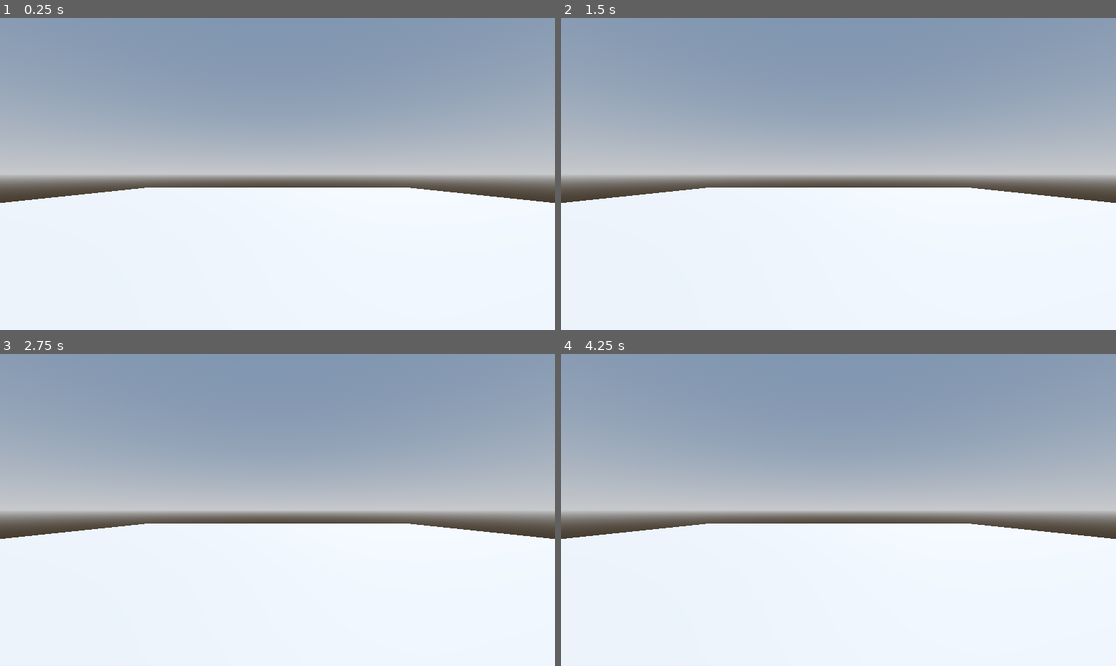
Above: before the commit, frames 1-4 (two rows, left to right).
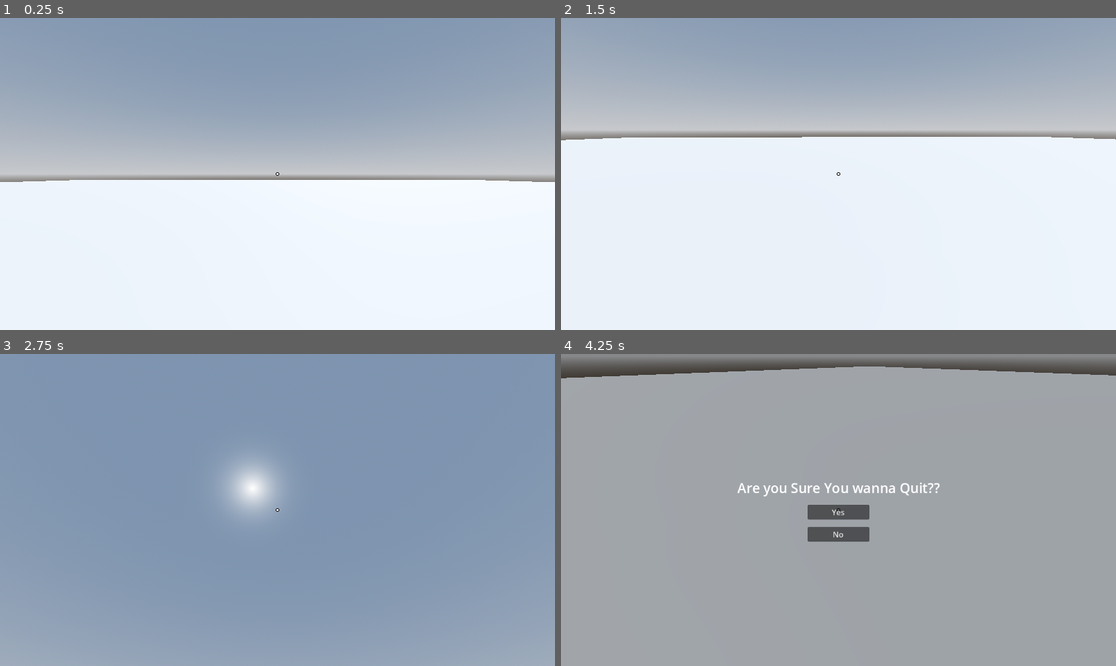
Above: after the commit, the same moments.

Repository: vishal-ahirwar/robo-rampage
Game: Godot game, scene res://Level/Level0.tscn
Two runs of this game, one before a commit and one after it. Both use one fixed random seed, a clock stepped at 60 frames per second and the inputs below.
Inputs (mouse positions are in pixels of both pictures, inside the frame that each line leads up to):
- Up to frame 1 (0.25 s): no input
- Up to frame 2 (1.5 s): tap Enter at 0.5 s; move the mouse to (960, 158) at 0.52 s; hold D (move_right, bound only after the commit) 0.53-1.28 s; tap Space (jump, bound only after the commit) at 0.6, 0.77, 1.07, 1.25, 1.35 s; move the mouse to (727, 189) at 1.27 s; hold S (move_backward, bound only after the commit) from 1.28 s (still down)
- Up to frame 3 (2.75 s): tap Space (jump, bound only after the commit) at 1.52, 1.82, 2.1 s; move the mouse to (333, 441) at 2.02 s; release S (move_backward, bound only after the commit) at 2.03 s; hold D (move_right, bound only after the commit) from 2.03 s (still down)
- Up to frame 4 (4.25 s): tap Enter at 2.75 s; move the mouse to (810, 572) at 2.77 s; release D (move_right, bound only after the commit) at 2.78 s; hold W (move_forward, bound only after the commit) 2.78-3.53 s; tap Space (jump, bound only after the commit) at 2.85, 3.02, 3.32, 3.5, 3.6, 3.77, 4.07 s; move the mouse to (1005, 556) at 3.52 s; hold A (move_left, bound only after the commit) from 3.53 s (still down); tap Escape (menu, bound only after the commit) at 4.15 s

The runs differ from the first frame. In frame 1, 3.7% of the frame differs, in the area x 0-100%, y 49-60%; in frame 2, 30%; in frame 3, 70%, in the area x 0-100%, y 21-100%; in frame 4, 69%.

Commit message:
crosshair added

Diff:
--- /dev/null
+++ b/GameManager/game_manager.gd
@@ -0,0 +1 @@
+extends Node
--- a/Level/Level0.tscn
+++ b/Level/Level0.tscn
@@ -1,4 +1,6 @@
-[gd_scene load_steps=4 format=3 uid="uid://b2ntbg4d2f2i0"]
+[gd_scene load_steps=5 format=3 uid="uid://b2ntbg4d2f2i0"]
+
+[ext_resource type="PackedScene" uid="uid://sjr7ypbyaxa2" path="res://Player/player.tscn" id="1_po8uu"]
 
 [sub_resource type="ProceduralSkyMaterial" id="ProceduralSkyMaterial_rhbtp"]
 sky_horizon_color = Color(0.64625, 0.65575, 0.67075, 1)
@@ -23,8 +25,8 @@
 environment = SubResource("Environment_fmykq")
 
 [node name="Floor" type="CSGBox3D" parent="."]
+transform = Transform3D(1, 0, 0, 0, 1, 0, 0, 0, 1, 0, -0.5, 0)
 use_collision = true
-size = Vector3(10, 1, 10)
+size = Vector3(100, 1, 100)
 
-[node name="Camera3D" type="Camera3D" parent="."]
-transform = Transform3D(1, 0, 0, 0, 1, 0, 0, 0, 1, 0, 1.02309, 2.80929)
+[node name="Player" parent="." instance=ExtResource("1_po8uu")]
--- /dev/null
+++ b/Player/crosshair.gd
@@ -0,0 +1,7 @@
+extends Control
+
+
+
+func _draw() -> void:
+	draw_circle(Vector2.ZERO,4,Color.BLACK)
+	draw_circle(Vector2.ZERO,2.4,Color.WHITE)
--- /dev/null
+++ b/Player/player.gd
@@ -0,0 +1,56 @@
+extends CharacterBody3D
+@export
+var mouse_senstivity:=0.4
+@export var esc_menu: PackedScene
+@export var camera_pivot:Node3D
+const SPEED = 5.0
+const JUMP_VELOCITY = 4.5
+var mouse_motion:=Vector2.ZERO
+var menu
+
+func _ready() -> void:
+	Input.mouse_mode=Input.MOUSE_MODE_CAPTURED
+
+
+func _physics_process(delta: float) -> void:
+	# Add the gravity.
+	handleMouseMotion(delta)
+	if not is_on_floor():
+		velocity += get_gravity() * delta
+
+	# Handle jump.
+	if Input.is_action_just_pressed("jump") and is_on_floor():
+		velocity.y = JUMP_VELOCITY
+
+	# Get the input direction and handle the movement/deceleration.
+	# As good practice, you should replace UI actions with custom gameplay actions.
+	var input_dir := Input.get_vector("move_left", "move_right", "move_forward", "move_backward")
+	var direction := (transform.basis * Vector3(input_dir.x, 0, input_dir.y)).normalized()
+	if direction:
+		velocity.x = direction.x * SPEED
+		velocity.z = direction.z * SPEED
+	else:
+		velocity.x = move_toward(velocity.x, 0, SPEED)
+		velocity.z = move_toward(velocity.z, 0, SPEED)
+
+	move_and_slide()
+
+func _input(event: InputEvent) -> void:
+	if event is InputEventMouseMotion and Input.mouse_mode==Input.MOUSE_MODE_CAPTURED:
+		mouse_motion=-event.relative*mouse_senstivity
+
+	if event.is_action_pressed("menu"):
+		if menu:
+			remove_child(menu)
+			Input.mouse_mode=Input.MOUSE_MODE_CAPTURED
+			menu=null
+		else:
+			Input.mouse_mode=Input.MOUSE_MODE_VISIBLE
+			menu=esc_menu.instantiate()
+			add_child(menu)
+
+func handleMouseMotion(delta:float)->void:
+	rotate_y(delta*mouse_motion.x)
+	camera_pivot.rotate_x(delta*mouse_motion.y)
+	camera_pivot.rotation_degrees.x=clampf(camera_pivot.rotation_degrees.x,-90,65)
+	mouse_motion=Vector2.ZERO
--- /dev/null
+++ b/Player/player.tscn
@@ -0,0 +1,37 @@
+[gd_scene load_steps=6 format=3 uid="uid://sjr7ypbyaxa2"]
+
+[ext_resource type="Script" path="res://Player/player.gd" id="1_m171r"]
+[ext_resource type="PackedScene" uid="uid://tm66g1p371to" path="res://Widget/esc_menu.tscn" id="2_882xn"]
+[ext_resource type="Script" path="res://Player/crosshair.gd" id="3_mk0k2"]
+
+[sub_resource type="CapsuleMesh" id="CapsuleMesh_d42b5"]
+
+[sub_resource type="CapsuleShape3D" id="CapsuleShape3D_lyf8u"]
+
+[node name="Player" type="CharacterBody3D" node_paths=PackedStringArray("camera_pivot")]
+transform = Transform3D(1, 0, 0, 0, 1, 0, 0, 0, 1, 0, 1, 0)
+script = ExtResource("1_m171r")
+esc_menu = ExtResource("2_882xn")
+camera_pivot = NodePath("CamerPivot")
+
+[node name="MeshInstance3D" type="MeshInstance3D" parent="."]
+mesh = SubResource("CapsuleMesh_d42b5")
+
+[node name="CollisionShape3D" type="CollisionShape3D" parent="."]
+shape = SubResource("CapsuleShape3D_lyf8u")
+
+[node name="CamerPivot" type="Node3D" parent="."]
+
+[node name="Camera3D" type="Camera3D" parent="CamerPivot"]
+transform = Transform3D(1, 0, 0, 0, 1, 0, 0, 0, 1, 0, 0.5, 0)
+
+[node name="CenterContainer" type="CenterContainer" parent="."]
+anchors_preset = 15
+anchor_right = 1.0
+anchor_bottom = 1.0
+grow_horizontal = 2
+grow_vertical = 2
+
+[node name="Crosshair" type="Control" parent="CenterContainer"]
+layout_mode = 2
+script = ExtResource("3_mk0k2")
--- /dev/null
+++ b/Widget/esc_menu.gd
@@ -0,0 +1,19 @@
+extends Control
+
+
+# Called when the node enters the scene tree for the first time.
+func _ready() -> void:
+	pass # Replace with function body.
+
+
+# Called every frame. 'delta' is the elapsed time since the previous frame.
+func _process(delta: float) -> void:
+	pass
+
+
+func _on_yes_pressed() -> void:
+	get_tree().quit()
+
+
+func _on_no_pressed() -> void:
+	visible=false
--- /dev/null
+++ b/Widget/esc_menu.tscn
@@ -0,0 +1,59 @@
+[gd_scene load_steps=3 format=3 uid="uid://tm66g1p371to"]
+
+[ext_resource type="Script" path="res://Widget/esc_menu.gd" id="1_q8qft"]
+
+[sub_resource type="LabelSettings" id="LabelSettings_ja7n1"]
+font_size = 28
+
+[node name="Control" type="Control"]
+layout_mode = 3
+anchors_preset = 15
+anchor_right = 1.0
+anchor_bottom = 1.0
+grow_horizontal = 2
+grow_vertical = 2
+script = ExtResource("1_q8qft")
+
+[node name="bg" type="ColorRect" parent="."]
+layout_mode = 1
+anchors_preset = 15
+anchor_right = 1.0
+anchor_bottom = 1.0
+grow_horizontal = 2
+grow_vertical = 2
+color = Color(0, 0, 0, 0.32549)
+
+[node name="VBoxContainer" type="VBoxContainer" parent="."]
+layout_mode = 1
+anchors_preset = 8
+anchor_left = 0.5
+anchor_top = 0.5
+anchor_right = 0.5
+anchor_bottom = 0.5
+offset_left = -20.0
+offset_top = -20.0
+offset_right = 20.0
+offset_bottom = 20.0
+grow_horizontal = 2
+grow_vertical = 2
+theme_override_constants/separation = 15
+
+[node name="Label" type="Label" parent="VBoxContainer"]
+layout_mode = 2
+text = "Are you Sure You wanna Quit??"
+label_settings = SubResource("LabelSettings_ja7n1")
+
+[node name="yes" type="Button" parent="VBoxContainer"]
+custom_minimum_size = Vector2(128, 0)
+layout_mode = 2
+size_flags_horizontal = 4
+text = "Yes"
+
+[node name="no" type="Button" parent="VBoxContainer"]
+custom_minimum_size = Vector2(128, 0)
+layout_mode = 2
+size_flags_horizontal = 4
+text = "No"
+
+[connection signal="pressed" from="VBoxContainer/yes" to="." method="_on_yes_pressed"]
+[connection signal="pressed" from="VBoxContainer/no" to="." method="_on_no_pressed"]
--- a/project.godot
+++ b/project.godot
@@ -14,3 +14,60 @@
 run/main_scene="res://Level/Level0.tscn"
 config/features=PackedStringArray("4.3", "Forward Plus")
 config/icon="res://icon.svg"
+
+[autoload]
+
+GameManager="*res://GameManager/game_manager.gd"
+
+[input]
+
+move_forward={
+"deadzone": 0.5,
+"events": [Object(InputEventKey,"resource_local_to_scene":false,"resource_name":"","device":-1,"window_id":0,"alt_pressed":false,"shift_pressed":false,"ctrl_pressed":false,"meta_pressed":false,"pressed":false,"keycode":0,"physical_keycode":87,"key_label":0,"unicode":119,"location":0,"echo":false,"script":null)
+]
+}
+move_backward={
+"deadzone": 0.5,
+"events": [Object(InputEventKey,"resource_local_to_scene":false,"resource_name":"","device":-1,"window_id":0,"alt_pressed":false,"shift_pressed":false,"ctrl_pressed":false,"meta_pressed":false,"pressed":false,"keycode":0,"physical_keycode":83,"key_label":0,"unicode":115,"location":0,"echo":false,"script":null)
+]
+}
+move_left={
+"deadzone": 0.5,
+"events": [Object(InputEventKey,"resource_local_to_scene":false,"resource_name":"","device":-1,"window_id":0,"alt_pressed":false,"shift_pressed":false,"ctrl_pressed":false,"meta_pressed":false,"pressed":false,"keycode":0,"physical_keycode":65,"key_label":0,"unicode":97,"location":0,"echo":false,"script":null)
+]
+}
+move_right={
+"deadzone": 0.5,
+"events": [Object(InputEventKey,"resource_local_to_scene":false,"resource_name":"","device":-1,"window_id":0,"alt_pressed":false,"shift_pressed":false,"ctrl_pressed":false,"meta_pressed":false,"pressed":false,"keycode":0,"physical_keycode":68,"key_label":0,"unicode":100,"location":0,"echo":false,"script":null)
+]
+}
+jump={
+"deadzone": 0.5,
+"events": [Object(InputEventKey,"resource_local_to_scene":false,"resource_name":"","device":-1,"window_id":0,"alt_pressed":false,"shift_pressed":false,"ctrl_pressed":false,"meta_pressed":false,"pressed":false,"keycode":0,"physical_keycode":32,"key_label":0,"unicode":32,"location":0,"echo":false,"script":null)
+]
+}
+crouch={
+"deadzone": 0.5,
+"events": [Object(InputEventKey,"resource_local_to_scene":false,"resource_name":"","device":-1,"window_id":0,"alt_pressed":false,"shift_pressed":false,"ctrl_pressed":false,"meta_pressed":false,"pressed":false,"keycode":0,"physical_keycode":67,"key_label":0,"unicode":99,"location":0,"echo":false,"script":null)
+]
+}
+pickup={
+"deadzone": 0.5,
+"events": [Object(InputEventKey,"resource_local_to_scene":false,"resource_name":"","device":-1,"window_id":0,"alt_pressed":false,"shift_pressed":false,"ctrl_pressed":false,"meta_pressed":false,"pressed":false,"keycode":0,"physical_keycode":70,"key_label":0,"unicode":102,"location":0,"echo":false,"script":null)
+]
+}
+fire={
+"deadzone": 0.5,
+"events": [Object(InputEventMouseButton,"resource_local_to_scene":false,"resource_name":"","device":-1,"window_id":0,"alt_pressed":false,"shift_pressed":false,"ctrl_pressed":false,"meta_pressed":false,"button_mask":1,"position":Vector2(136, 17),"global_position":Vector2(145, 63),"factor":1.0,"button_index":1,"canceled":false,"pressed":true,"double_click":false,"script":null)
+]
+}
+reload={
+"deadzone": 0.5,
+"events": [Object(InputEventKey,"resource_local_to_scene":false,"resource_name":"","device":-1,"window_id":0,"alt_pressed":false,"shift_pressed":false,"ctrl_pressed":false,"meta_pressed":false,"pressed":false,"keycode":0,"physical_keycode":82,"key_label":0,"unicode":114,"location":0,"echo":false,"script":null)
+]
+}
+menu={
+"deadzone": 0.5,
+"events": [Object(InputEventKey,"resource_local_to_scene":false,"resource_name":"","device":-1,"window_id":0,"alt_pressed":false,"shift_pressed":false,"ctrl_pressed":false,"meta_pressed":false,"pressed":false,"keycode":0,"physical_keycode":4194305,"key_label":0,"unicode":0,"location":0,"echo":false,"script":null)
+]
+}
